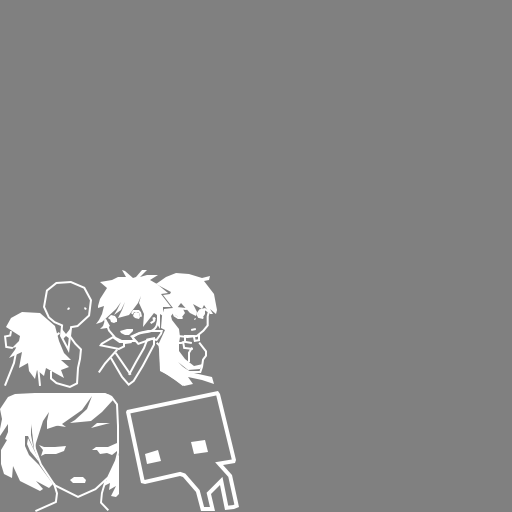
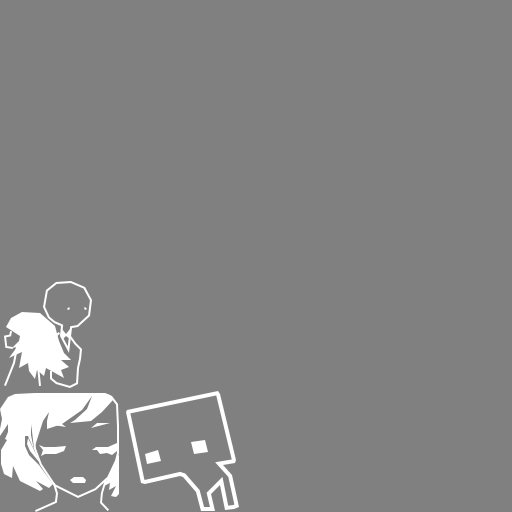
Before/after of a 512x512 layered artwork. What changed in the layer stack:
removed group "Lanota" (23 layers) over left=96, top=270, right=217, bottom=386
removed layer "形状 30" from group "Lanota" over left=133, top=312, right=140, bottom=319
removed layer "形状 29" from group "Lanota" over left=110, top=317, right=116, bottom=323
removed layer "形状 28" from group "Lanota" over left=108, top=315, right=117, bottom=322
removed layer "形状 27" from group "Lanota" over left=131, top=310, right=142, bottom=317
removed layer "形状 26" from group "Lanota" over left=150, top=317, right=156, bottom=324
removed layer "形状 25" from group "Lanota" over left=104, top=319, right=159, bottom=342
removed layer "形状 24" from group "Lanota" over left=100, top=319, right=110, bottom=329
removed layer "形状 45" from group "Lanota" over left=174, top=341, right=207, bottom=373
removed layer "形状 44" from group "Lanota" over left=184, top=335, right=200, bottom=344
removed layer "形状 43" from group "Lanota" over left=198, top=310, right=205, bottom=317
removed layer "形状 42" from group "Lanota" over left=174, top=309, right=185, bottom=317
removed layer "形状 41" from group "Lanota" over left=156, top=273, right=217, bottom=386
removed layer "形状 38" from group "Lanota" over left=172, top=307, right=187, bottom=319
removed layer "形状 37" from group "Lanota" over left=178, top=308, right=210, bottom=338
removed layer "形状 36" from group "Lanota" over left=110, top=337, right=155, bottom=386
removed layer "形状 35" from group "Lanota" over left=156, top=342, right=184, bottom=386
removed layer "形状 34" from group "Lanota" over left=98, top=349, right=118, bottom=373
removed layer "形状 33" from group "Lanota" over left=99, top=336, right=132, bottom=350
removed layer "形状 32" from group "Lanota" over left=130, top=330, right=163, bottom=345
removed layer "形状 31" from group "Lanota" over left=120, top=329, right=133, bottom=335
removed layer "形状 23" from group "Lanota" over left=96, top=270, right=171, bottom=329
